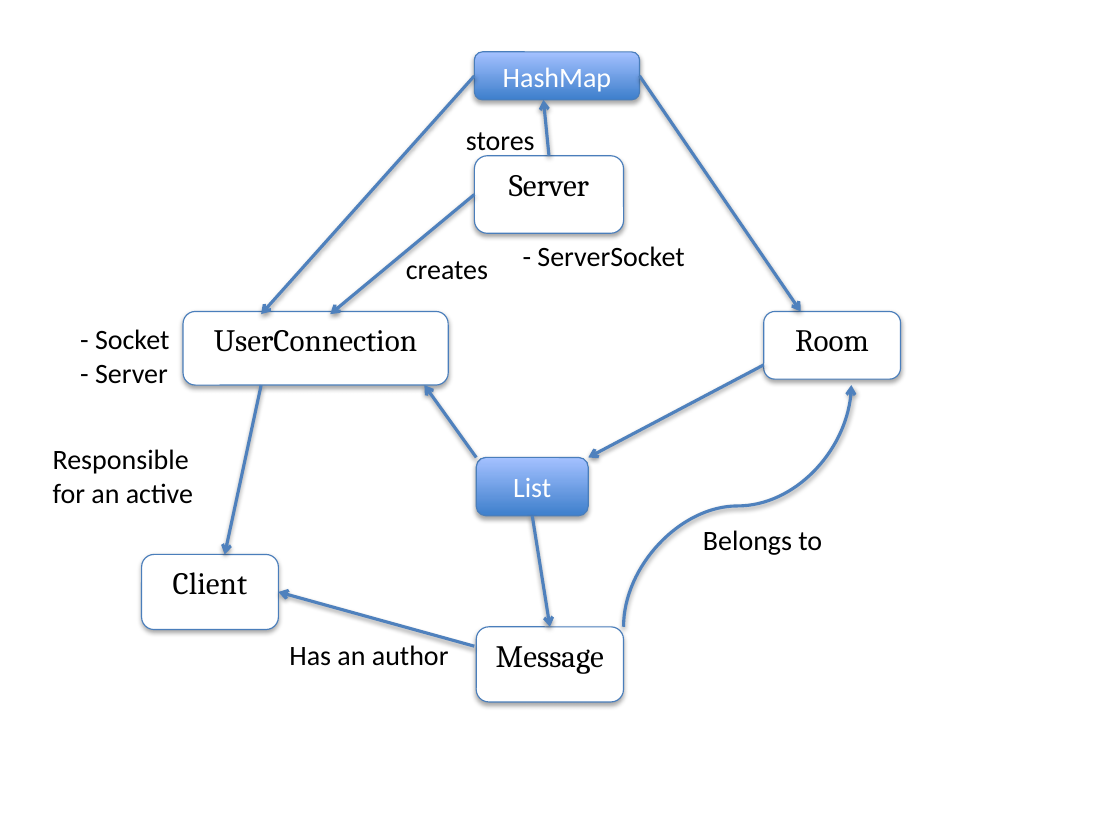
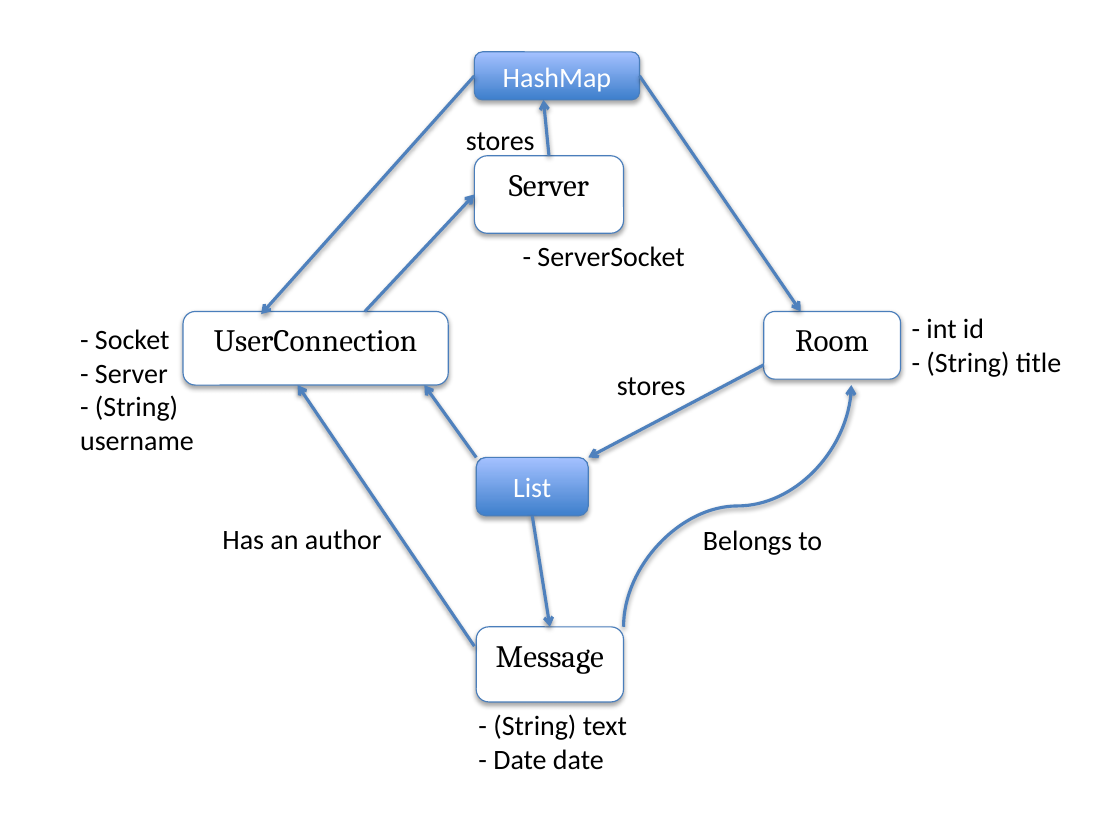
Before and after one commit to bfaviero/chat, a slide deck: slide 1 of docs/Snapshot Diagram.pptx. Drawn at 1120x840 pixels with LibreOffice and Linux fonts; fonts in the diff are those of the drawing. Boxes give left, top, right and bottom in pixels: in the first picture for what was removed or moved away, otherwise in the second. Text is boxed around its words. In the diff, an @@ line names an element or a change of style, - is before the commit and + after.

Commit message:
Updated snapshot

```diff
--- a/docs/Snapshot Diagram.pptx
+++ b/docs/Snapshot Diagram.pptx
@@ arrow moved from (475, 195) - (330, 314) to (365, 311) - (475, 195) @@
@@ text removed at box(406, 261, 488, 280) @@
-creates
@@ text added at box(926, 318, 1061, 377), 18 pt, text #000000 @@
+- int id
+- (String) title
@@ arrow removed from (261, 385) to (225, 554) @@
@@ arrow moved from (475, 646) - (279, 592) to (475, 646) - (298, 385) @@
@@ text added at box(617, 377, 686, 396), 18 pt, text #000000 @@
+stores
@@ text at box(80, 395, 194, 451): paragraphs added @@
+- (String)
+username
@@ text removed at box(53, 449, 193, 504) @@
-Responsible for an active
@@ text "Has an author": place and size @@
-text "Has an author" at box(289, 642, 449, 666)
+text "Has an author" at box(222, 529, 382, 550)
@@ rounded rectangle removed at box(141, 554, 278, 629) @@
-Client
@@ text added at box(493, 714, 627, 770), 18 pt, text #000000 @@
+- (String) text
+- Date date
```
